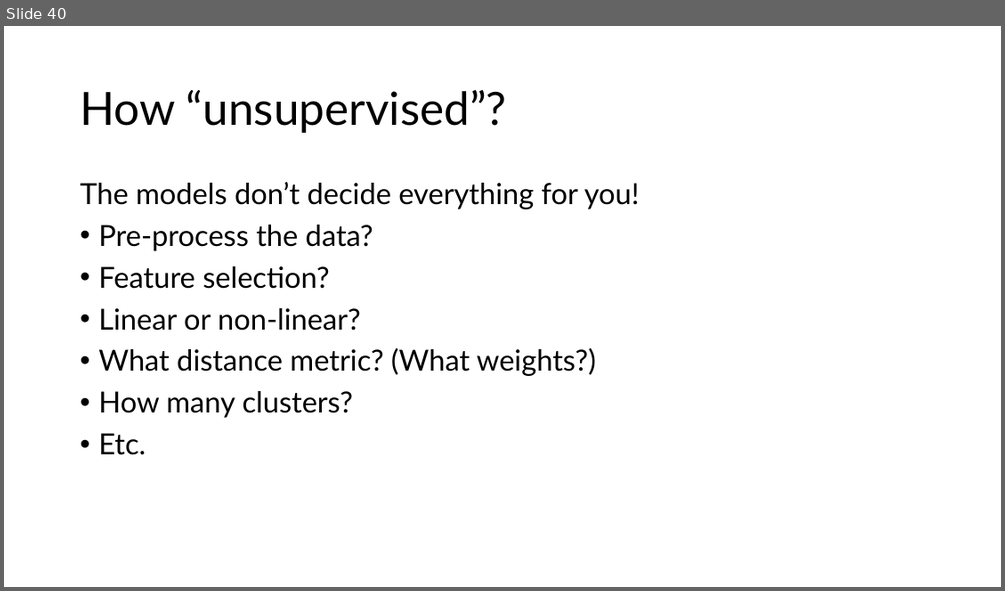
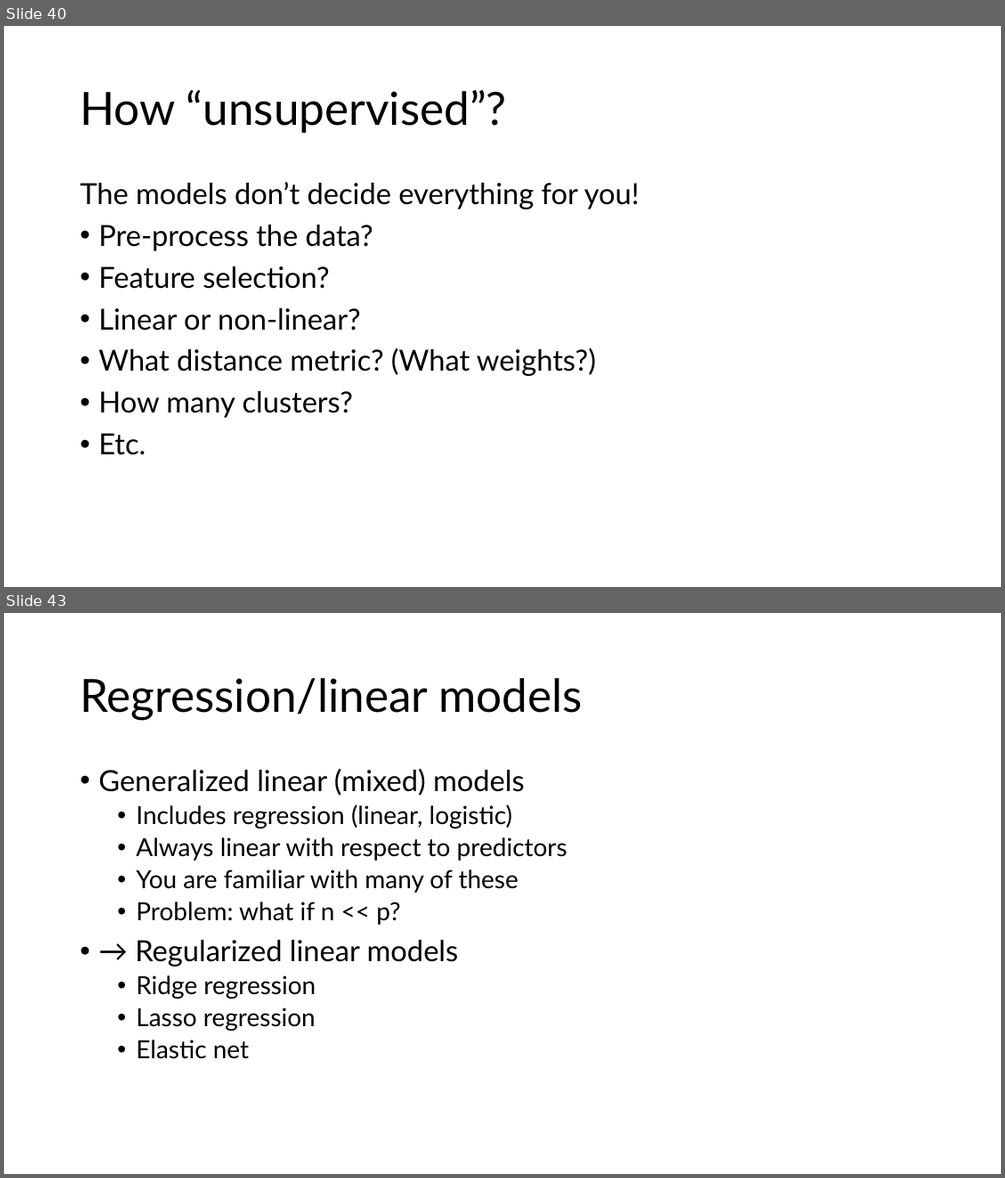
Before and after one commit to jmc108/hugen2073-textbook, a slide deck: lecture_slides/11_machine_learning/11_machine_learning.pptx. Shown one above the other, each under a label of ours: slide 40 before the commit, slides 40 and 43 after it; the slides between them are not shown. The pictures are 1005x591 and 1005x1178 pixels, drawn with LibreOffice and Linux fonts; fonts in the diff are those of the drawing. Boxes give left, top, right and bottom in pixels: in the first picture for what was removed or moved away, otherwise in the second. Text is boxed around its words. In the diff, an @@ line names an element or a change of style, - is before the commit and + after.

```diff
--- a/lecture_slides/11_machine_learning/11_machine_learning.pptx
+++ b/lecture_slides/11_machine_learning/11_machine_learning.pptx
@@ slide 43 added at <box>4,613,1001,1174</box>, background #FFFFFF @@
@@ title added at <box>80,678,582,720</box>, 44 pt, text #000000 @@
+Regression/linear models
@@ text added at <box>98,769,567,1059</box>, 24 pt, text #000000 @@
+• Generalized linear (mixed) models
+  • Includes regression (linear, logistic)
+  • Always linear with respect to predictors
+  • You are familiar with many of these
+  • Problem: what if n << p?
+• → Regularized linear models
+  • Ridge regression
+  • Lasso regression
+  • Elastic net
```
Also in this commit, not shown: 16 other slides added, 4 other files.
